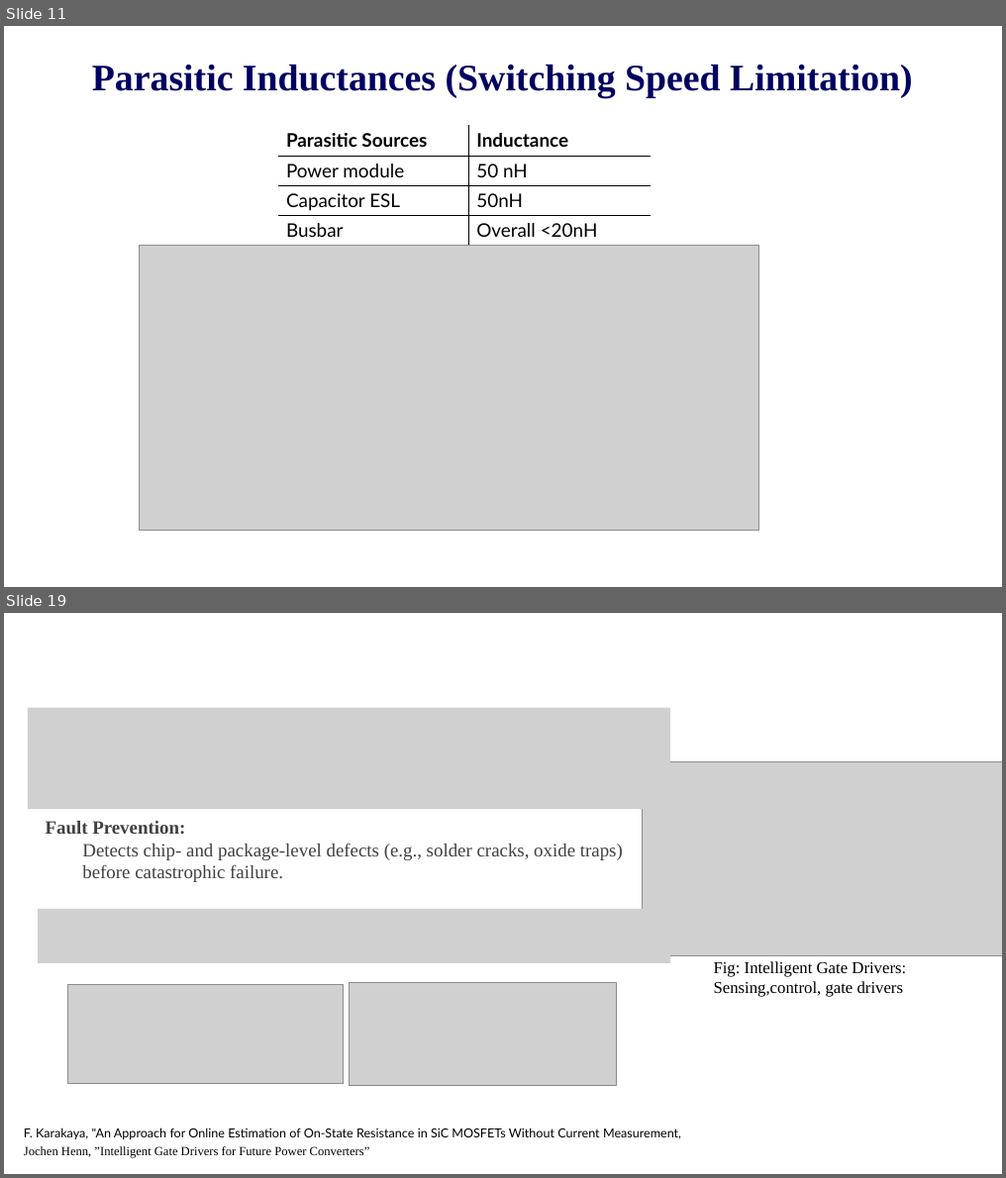
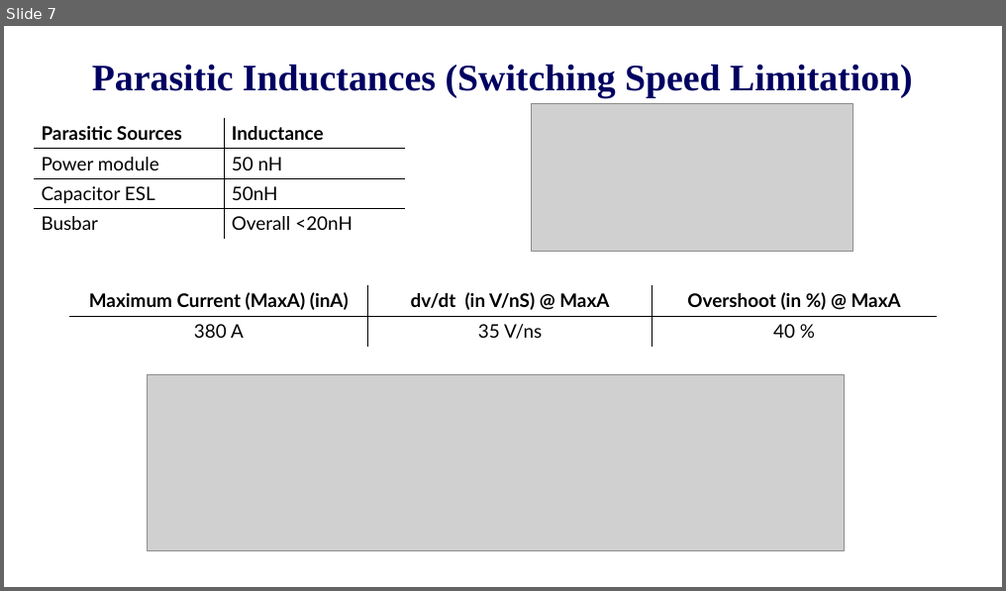
Before and after one commit to EnesAyaz/KTH, a slide deck: PresentationOfMeetings/Hemizero-2025-03-25/2025.03.25.Enes.pptx. Shown one above the other, each under a label of ours: slides 11 and 19 before the commit, slide 7 after it; the slides between them are not shown. The pictures are 1006x1178 and 1006x591 pixels, drawn with LibreOffice and Linux fonts; fonts in the diff are those of the drawing; grey boxes stand for pictures; background and template pictures are left out. Boxes give left, top, right and bottom in pixels: in the first picture for what was removed or moved away, otherwise in the second. Text is boxed around its words. In the diff, an @@ line names an element or a change of style, - is before the commit and + after.

```diff
--- a/PresentationOfMeetings/Hemizero-2025-03-25/2025.03.25.Enes.pptx
+++ b/PresentationOfMeetings/Hemizero-2025-03-25/2025.03.25.Enes.pptx
@@ slide 19 removed at bbox=[4, 613, 1002, 1174], background #FFFFFF @@
@@ picture removed at bbox=[28, 708, 670, 810] @@
@@ picture removed at bbox=[642, 761, 1002, 956] @@
@@ text removed at bbox=[46, 821, 623, 882] @@
-Fault Prevention:
-  Detects chip- and package-level defects (e.g., solder cracks, oxide traps) before catastrophic failure.
@@ picture removed at bbox=[38, 909, 670, 963] @@
@@ text removed at bbox=[714, 961, 906, 997] @@
-Fig: Intelligent Gate Drivers:
-Sensing,control, gate drivers
@@ picture removed at bbox=[67, 985, 344, 1084] @@
@@ picture removed at bbox=[350, 983, 617, 1085] @@
@@ text removed at bbox=[24, 1128, 681, 1140] @@
-F. Karakaya, "An Approach for Online Estimation of On-State Resistance in SiC MOSFETs Without Current Measurement,
@@ text removed at bbox=[24, 1147, 370, 1158] @@
-Jochen Henn, ”Intelligent Gate Drivers for Future Power Converters”
@@ what was slide 11 is now slide 7 @@
@@ slide 7 changed as well @@
@@ picture: place and size @@
-picture at bbox=[139, 246, 759, 531]
+picture at bbox=[531, 103, 853, 252]
@@ table: place and size @@
-table at bbox=[279, 125, 650, 246]
+table at bbox=[34, 118, 405, 239]
@@ table added at bbox=[69, 285, 937, 347], 2 rows, 3 columns @@
+Maximum Current (MaxA) (inA) | dv/dt (in V/nS) @ MaxA | Overshoot (in %) @ MaxA
+380 A | 35 V/ns | 40 %
@@ picture added at bbox=[147, 374, 844, 551] @@
```
Also in this commit, not shown: 8 other slides changed, 12 other slides removed, 7 other files.
